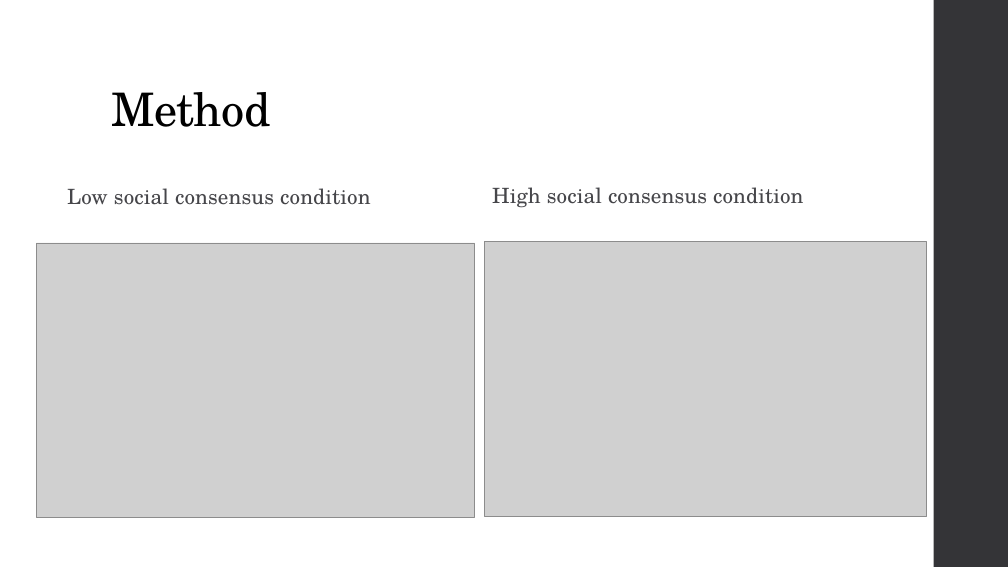
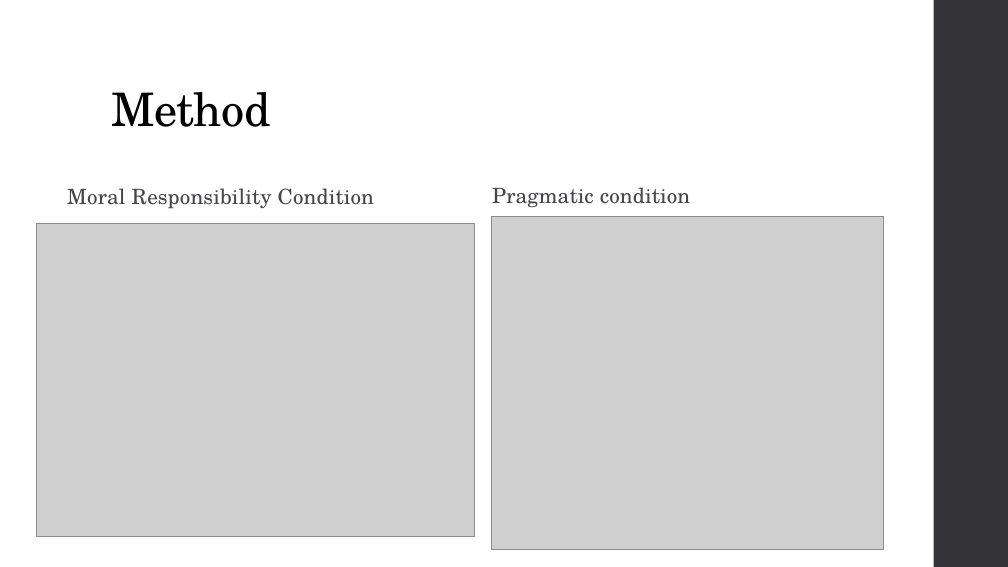
Before and after one commit to seanxduan/psych-phd, a slide deck: slide 21 of Presentations/Dissertation Proposal Short PresentationV2 08-28-24.pptx (slide 29 before the commit). Drawn at 1008x567 pixels with LibreOffice and Linux fonts; fonts in the diff are those of the drawing; grey boxes stand for pictures. Boxes give left, top, right and bottom in pixels: in the first picture for what was removed or moved away, otherwise in the second. Text is boxed around its words. In the diff, an @@ line names an element or a change of style, - is before the commit and + after.

```diff
--- a/Presentations/Dissertation Proposal Short PresentationV2 08-28-24.pptx
+++ b/Presentations/Dissertation Proposal Short PresentationV2 08-28-24.pptx
@@ text at (67,188,374,209): text changed @@
-Low social consensus condition
+Moral Responsibility Condition
@@ text at (492,187,690,208): text changed @@
-High social consensus condition
+Pragmatic condition
@@ picture: place and size @@
-picture at (36,243,475,517)
+picture at (36,224,475,537)
@@ picture: place and size @@
-picture at (485,242,926,516)
+picture at (492,216,884,550)
```
Also in this commit, not shown: 15 other slides changed, 10 slides added, 6 slides removed, 3 other files.
